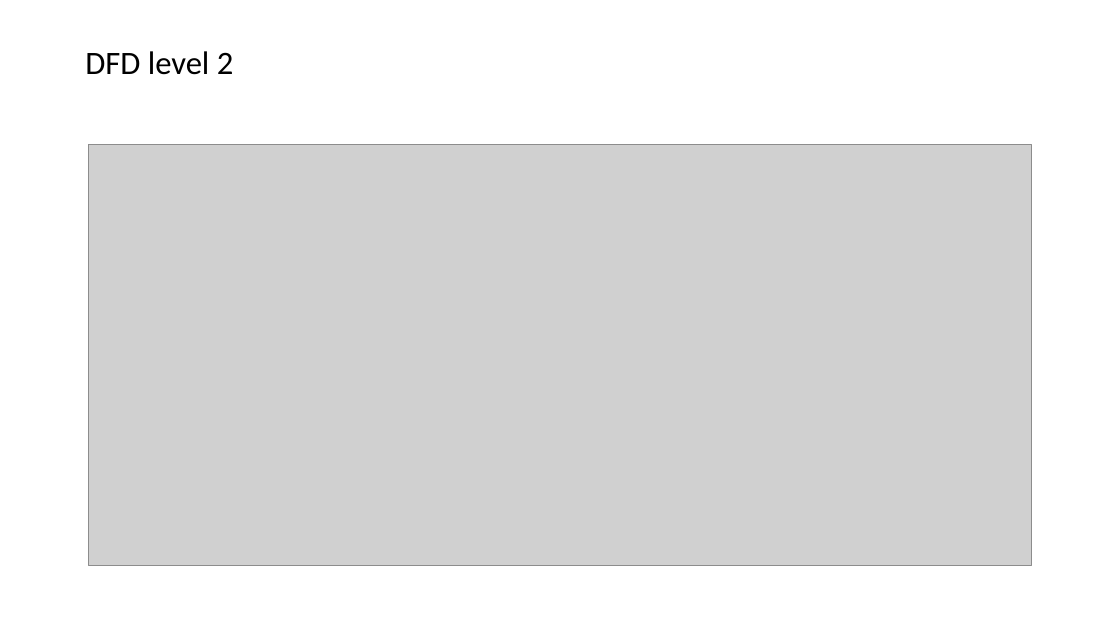
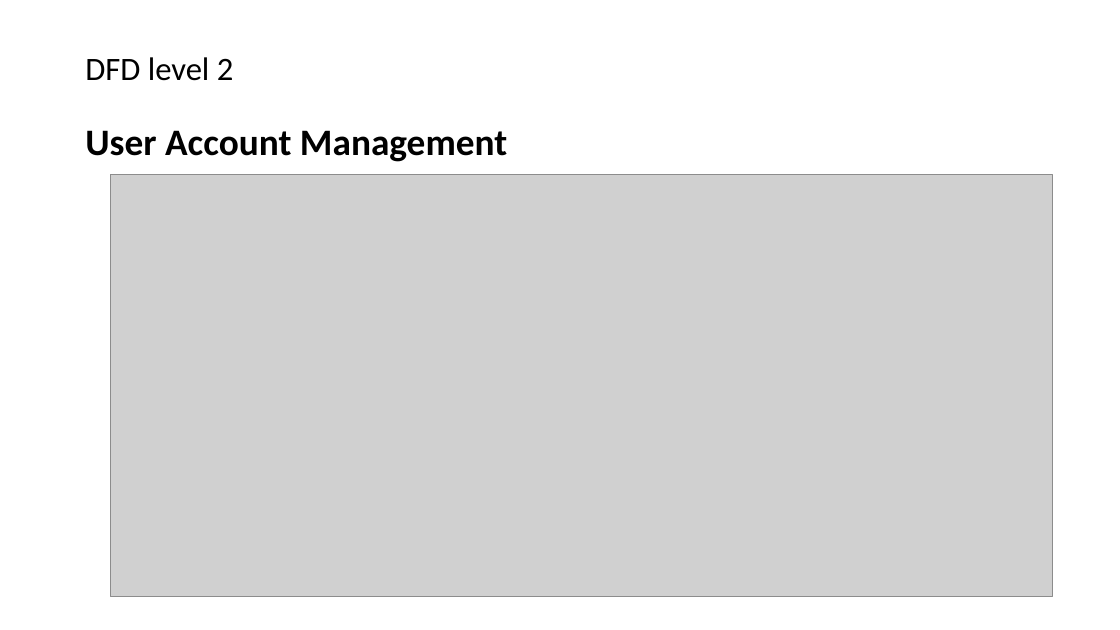
Before and after one commit to KIET-Github/CS-2024-A, a slide deck: slide 18 of PCS24-8/Presentation pentackles major project.pptx (slide 17 before the commit). Drawn at 1120x630 pixels with LibreOffice and Linux fonts; fonts in the diff are those of the drawing; grey boxes stand for pictures. Boxes give left, top, right and bottom in pixels: in the first picture for what was removed or moved away, otherwise in the second. Text is boxed around its words. In the diff, an @@ line names an element or a change of style, - is before the commit and + after.

```diff
--- a/PCS24-8/Presentation pentackles major project.pptx
+++ b/PCS24-8/Presentation pentackles major project.pptx
@@ title at (85,57,507,162): text changed; size 28 to 32 pt; bold on @@
-DFD level 2
+DFD level 2
+User Account Management
@@ picture: place and size @@
-picture at (89,145,1032,566)
+picture at (110,175,1053,597)
```
Also in this commit, not shown: 2 other slides changed, 5 slides added, 1 slide removed.
